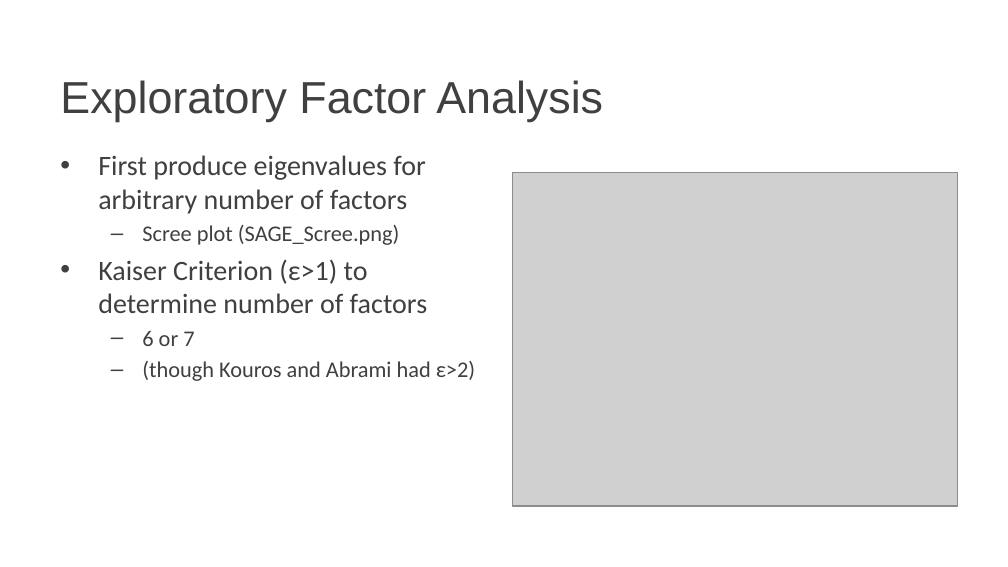
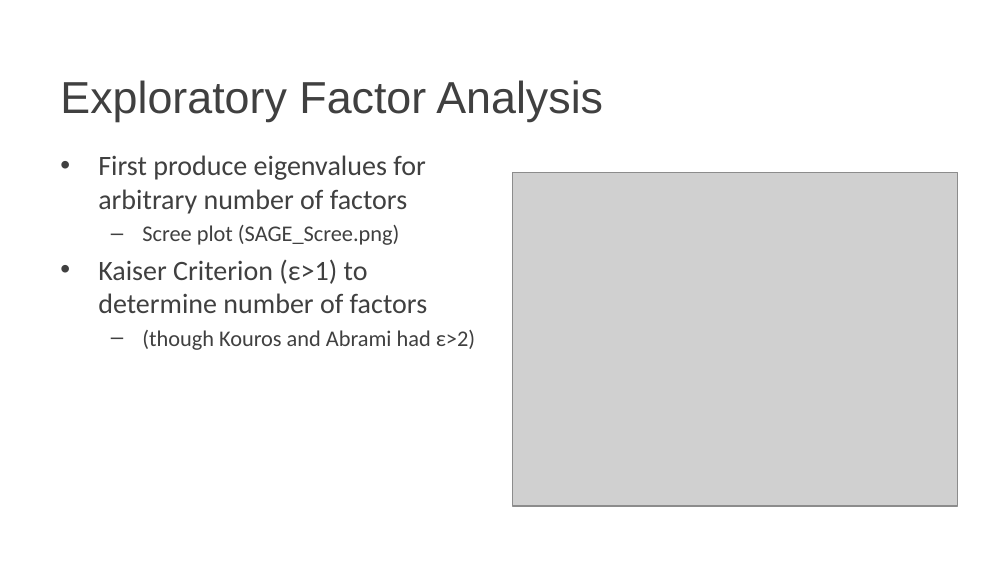
Before and after one commit to Pontigre/PER_analysis, a slide deck: slide 9 of Analysis_explanation.pptx (slide 10 before the commit). Drawn at 1008x567 pixels with LibreOffice and Linux fonts; fonts in the diff are those of the drawing; grey boxes stand for pictures; background and template pictures are left out. Boxes give left, top, right and bottom in pixels: in the first picture for what was removed or moved away, otherwise in the second. Text is boxed around its words. In the diff, an @@ line names an element or a change of style, - is before the commit and + after.

```diff
--- a/Analysis_explanation.pptx
+++ b/Analysis_explanation.pptx
@@ text at (142,331,194,346): paragraph removed @@
-  – 6 or 7
```
Also in this commit, not shown: 5 other slides changed, 1 slide added, 1 slide removed, 35 other files.
